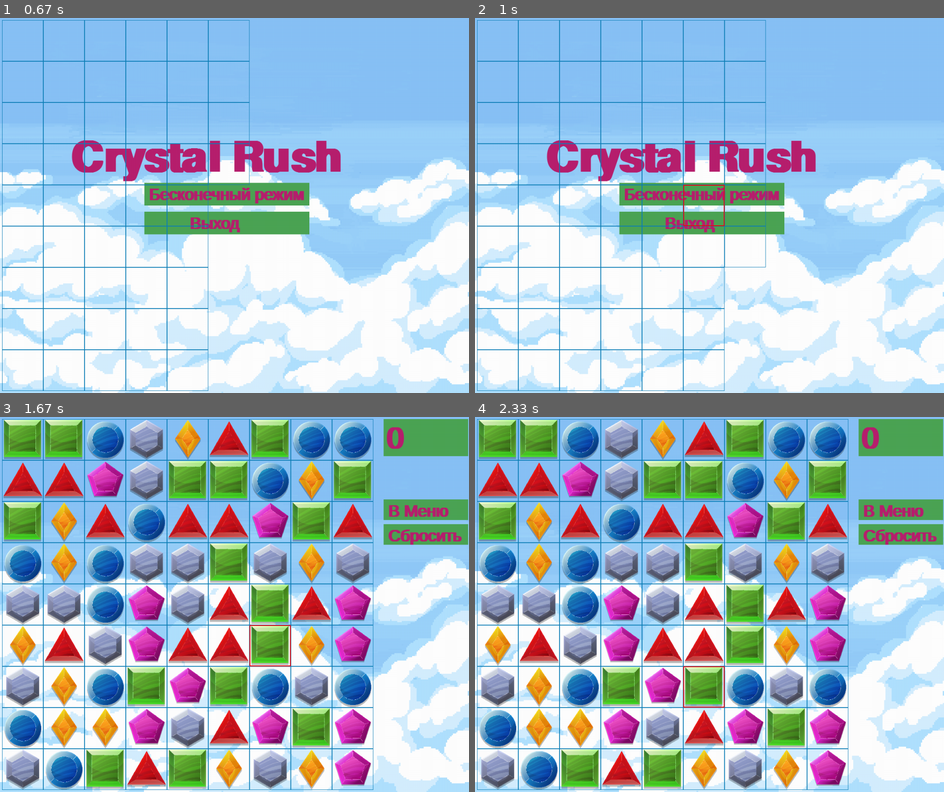
Above: before the commit, frames 1-4 (two rows, left to right).
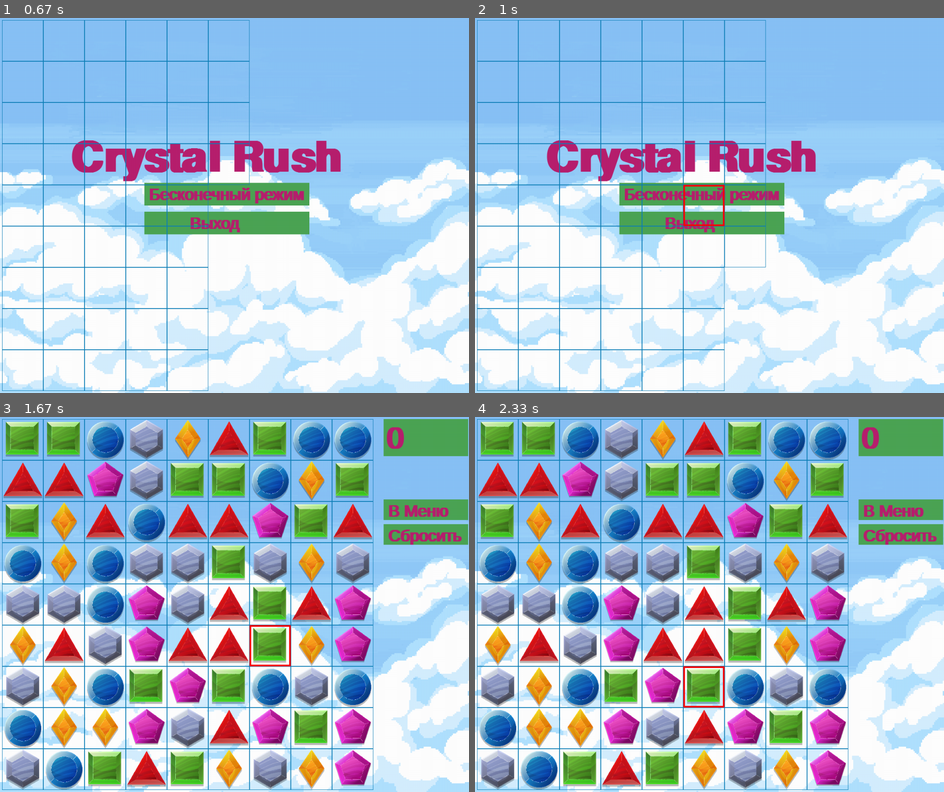
Above: after the commit, the same moments.

Repository: ArturKL/PyGameProject
Game: pygame game, started from main.py
Same seed, same stepped clock (60 frames per second), same inputs: the game is played once before the commit and once after it.
Inputs (mouse positions are in pixels of both pictures, inside the frame that each line leads up to):
- Up to frame 1 (0.67 s): click (234, 205) at 0.38 s
- Up to frame 2 (1 s): click (756, 288) at 0.72 s
- Up to frame 3 (1.67 s): click (225, 593) at 1.05 s; click (290, 638) at 1.38 s
- Up to frame 4 (2.33 s): click (540, 593) at 1.72 s; click (686, 702) at 2.05 s

Frame 1 is identical in both runs. In frame 2, less than 0.1% of the frame differs, in the area x 44-54%, y 44-56%; in frame 3, 6.0%; in frame 4, 6.0%, in the area x 0-80%, y 0-100%.

Commit message:
Изменено изображение кристалла 2

Diff:
--- a/main.py
+++ b/main.py
@@ -113,7 +113,7 @@
                         return i, j
                 rect = pygame.Rect(x, y, self.cell_size, self.cell_size)
                 if self.select_first == (i, j) or self.select_second == (i, j):
-                    pygame.draw.rect(screen, RED, rect, 2)
+                    pygame.draw.rect(screen, RED, rect, 4)
                 else:
                     pygame.draw.rect(screen, BOARD_COLOR, rect, 1)
 
Binary file changed: data/2.png
